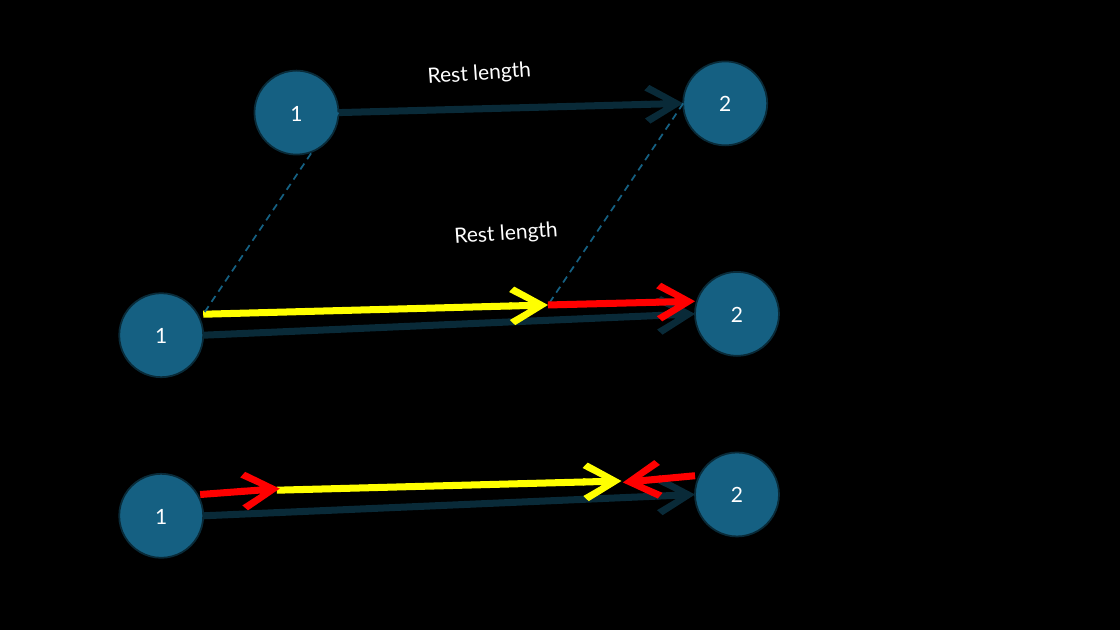
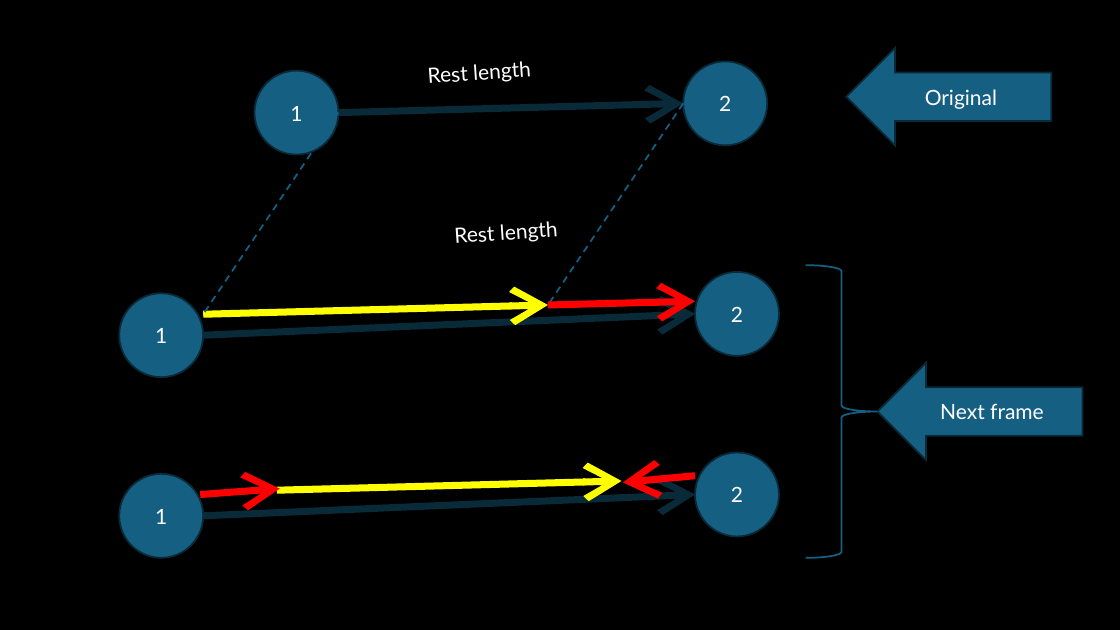
Before and after one commit to FeeneyCodes/GDP202425, a slide deck: slide 5 of 6022_Phys_2_(2025)/Day2Day/W02/Vertlet integration.pptx. Drawn at 1120x630 pixels with LibreOffice and Linux fonts; fonts in the diff are those of the drawing. Boxes give left, top, right and bottom in pixels: in the first picture for what was removed or moved away, otherwise in the second. Text is boxed around its words. In the diff, an @@ line names an element or a change of style, - is before the commit and + after.

```diff
--- a/6022_Phys_2_(2025)/Day2Day/W02/Vertlet integration.pptx
+++ b/6022_Phys_2_(2025)/Day2Day/W02/Vertlet integration.pptx
@@ left arrow added at (x1=847, y1=48, x2=1052, y2=145), fill #156082, outline #092A39 1.5 pt, 18 pt, text #FFFFFF @@
+Original
@@ right brace added at (x1=806, y1=266, x2=877, y2=558), outline #156082 1.5 pt @@
@@ left arrow added at (x1=878, y1=363, x2=1083, y2=460), fill #156082, outline #092A39 1.5 pt, 18 pt, text #FFFFFF @@
+Next frame
```
Also in this commit, not shown: 2 other slides changed, 2 slides added, 10 other files.
